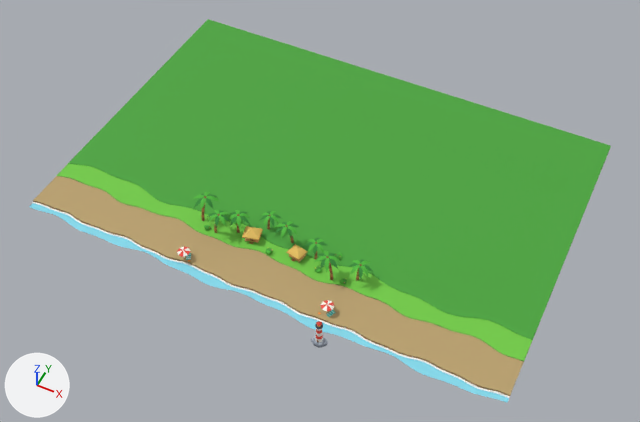
What one commit did to the FBX model Assets/Tide/Resources/Models/env_harbor.fbx.
Rendered twice from a 50 mm camera at (24.5, -35.8, 58.2) aimed at (0.7, 11.6, -1.1). The lights are fixed; the arrows at lower left show +X, +Y and +Z. The older version comes first. Vertices at exactly the same position are counted once.

The scene before the commit, as lines of its bpy script (objects in view):
```python
me_shallow = bpy.data.meshes.new('shallow')
me_shallow.from_pydata(...)  # 9510 vertices, 9283 faces; spans x -22.0..22.0, y -0.6..2.9, z -30.0..1.8
me_shallow.materials.append(mat_m_palette)  # picture img_palette_png
ob_env_harbor = bpy.data.objects.new('env_harbor', me_shallow)
ob_env_harbor.location = (0.0, 0.0, 0.0)
ob_env_harbor.rotation_euler = (1.571, 0.0, 0.0)  # degrees (90, 0, 0)
```
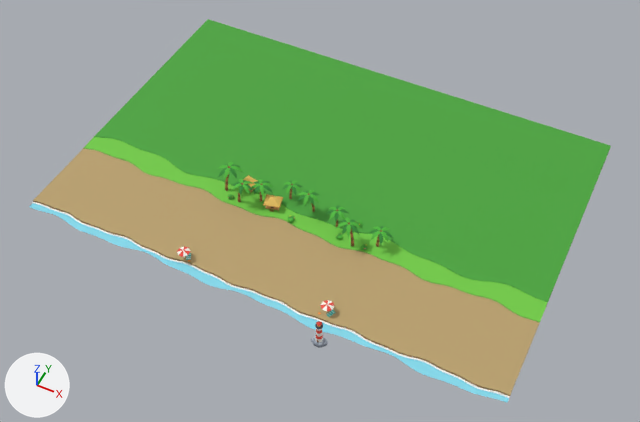
Changed parts and their boxes (x1, y1, x2, y2) in the pictures (640 x 422 px; the box of a moved part takes in the faces that stretch with it):
part 1 of me_shallow, moved or reshaped: before (207, 210, 231, 228); after (231, 179, 253, 195)
part 2 of me_shallow, moved or reshaped: before (228, 210, 250, 229); after (252, 180, 274, 197)
part 3 of me_shallow, moved or reshaped: before (286, 244, 308, 263); after (243, 175, 257, 192)
part 4 of me_shallow, moved or reshaped: before (242, 226, 263, 244); after (263, 194, 283, 212)
part 5 of me_shallow, moved or reshaped: before (56, 134, 549, 361); after (84, 134, 549, 322)

Patch to the scene script:
```diff
--- a/Assets/Tide/Resources/Models/env_harbor.fbx.py
+++ b/Assets/Tide/Resources/Models/env_harbor.fbx.py
@@ me_shallow @@
 me_shallow.from_pydata(...)  # 9510 vertices, 9283 faces; spans x -22.0..22.0, y -0.6..2.9, z -30.0..1.8
 # used by ob_env_harbor; location = (0.0, 0.0, 0.0); rotation_euler = (1.571, 0.0, 0.0), in degrees (90, 0, 0)
+# me_shallow part 1: the loose piece of 617 vertices spanning x -6.2..-4.1, y 2.0..2.7, z -5.4..-3.5 is moved by (0.0, 0.0, -4.0)
+# me_shallow part 2: the loose piece of 617 vertices spanning x -4.9..-2.7, y 1.6..2.3, z -6.6..-4.5 is moved by (0.0, 0.0, -4.0)
+# me_shallow part 3: 376 of the vertices in x 1.1..2.7, y 0.3..1.4, z -5.8..-4.4 are moved by (-7.5, 0.0, -5.2)
+# me_shallow part 4: 376 of the vertices in x -3.3..-1.5, y 0.3..1.5, z -6.0..-4.4 are moved by (-0.2, 0.0, -4.0)
+# me_shallow part 5: 5754 of the vertices in x -22.0..22.0, y 0.0..2.9, z -7.8..-3.3 are moved by (0.0, 0.0, -4.0)
 me_shallow.materials.append(mat_m_palette)
```
